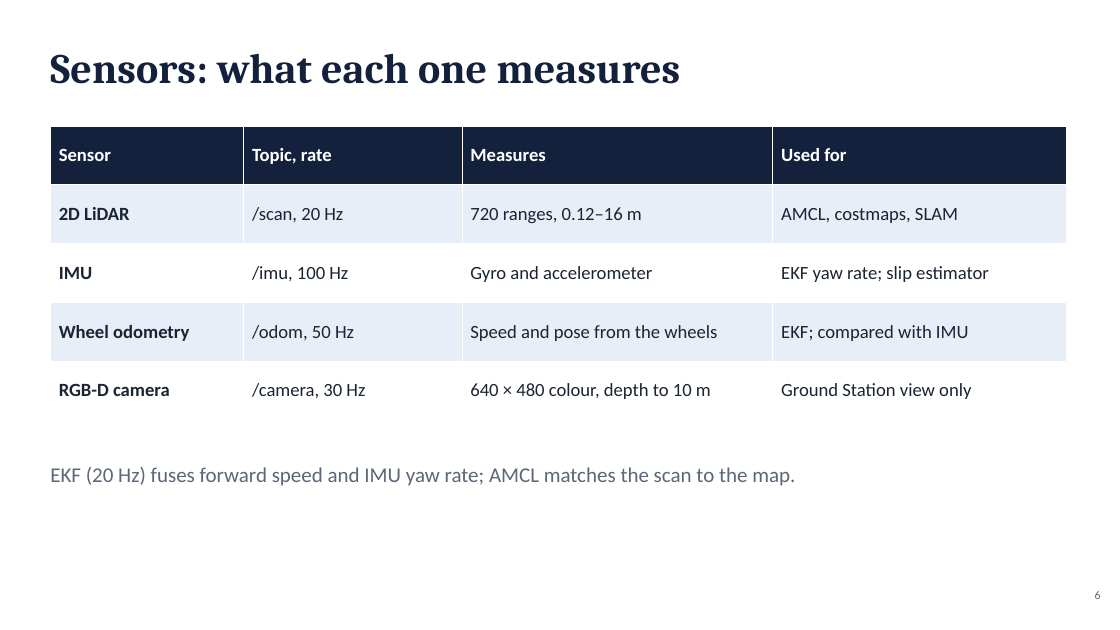
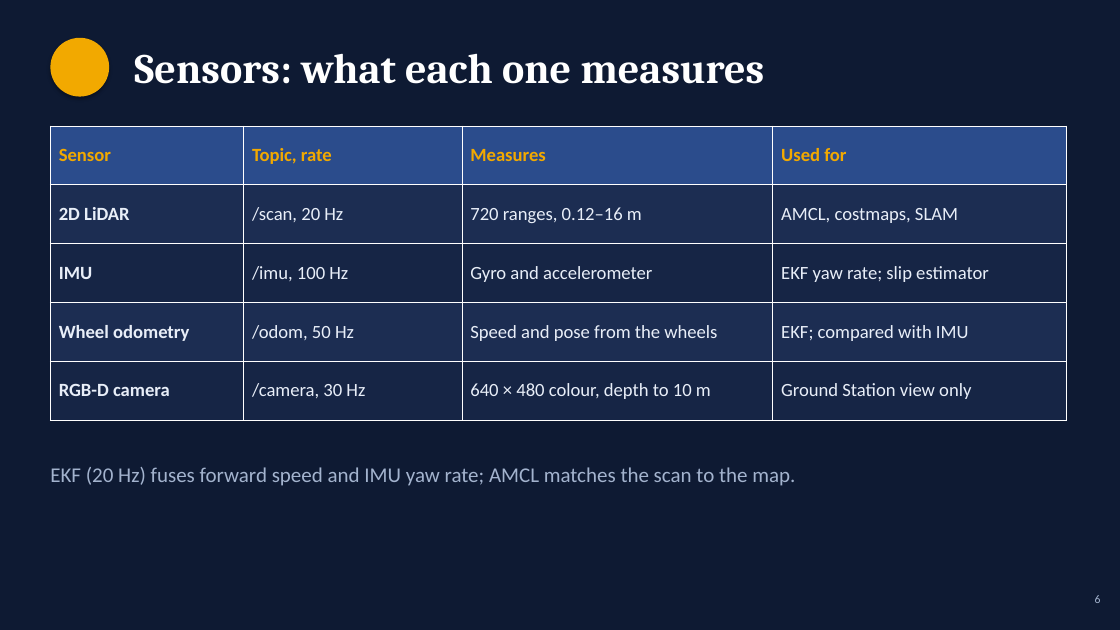
Before and after one commit to Saibts/AgileX_ScoutMini_JAZZY, a slide deck: slide 6 of docs/Scout_Mini_Project_Presentation.pptx. Drawn at 1120x630 pixels with LibreOffice and Linux fonts; fonts in the diff are those of the drawing. Boxes give left, top, right and bottom in pixels: in the first picture for what was removed or moved away, otherwise in the second. Text is boxed around its words. In the diff, an @@ line names an element or a change of style, - is before the commit and + after.

```diff
--- a/docs/Scout_Mini_Project_Presentation.pptx
+++ b/docs/Scout_Mini_Project_Presentation.pptx
@@ background #FFFFFF to #0E1A33 @@
@@ text "Sensors: what each one measures": place and size @@
-text "Sensors: what each one measures" at [50, 53, 681, 84]
+text "Sensors: what each one measures" at [134, 53, 765, 84]
@@ text "Sensors: what each one measures" at [134, 53, 765, 84]: text colour #14213D to #FFFFFF @@
@@ ellipse added at [50, 38, 109, 97], fill #F2A900 @@
@@ table at [50, 126, 1067, 420] @@
@@ fill #14213D to #2B4C8C in row 1 @@
@@ fill #E8EEF7 to #1C2D52 in 8 cells @@
@@ fill #FFFFFF to #162545 in 8 cells @@
@@ text colour #FFFFFF to #F2A900 in "Sensor", "Topic, rate", "Measures", "Used for" @@
@@ text colour #1B2433 to #E8EEF8 in "2D LiDAR", "/scan, 20 Hz", "720 ranges, 0.12–16 m", "AMCL, costmaps, SLAM" and 12 more places @@
@@ text "EKF (20 Hz) fuses forward ..." at [50, 467, 795, 486]: text colour #5B6678 to #A3B3CE @@
@@ text "6" at [1095, 595, 1101, 603]: text colour #5B6678 to #A3B3CE @@
```
Also in this commit, not shown: 14 other slides changed.
